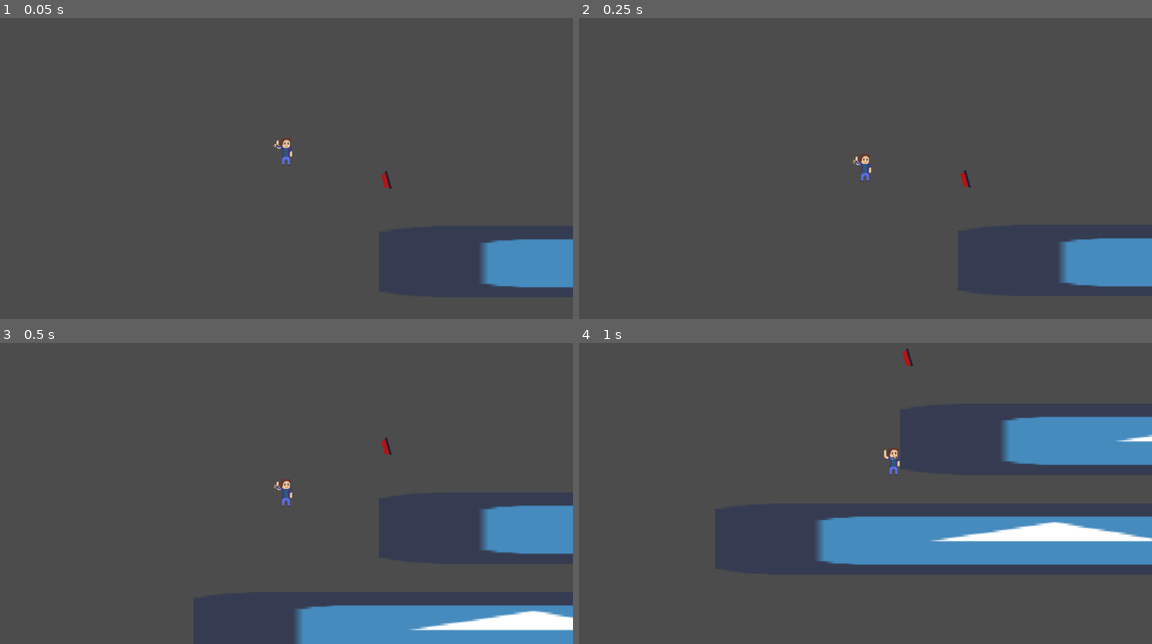
Above: before the commit, frames 1-4 (two rows, left to right).
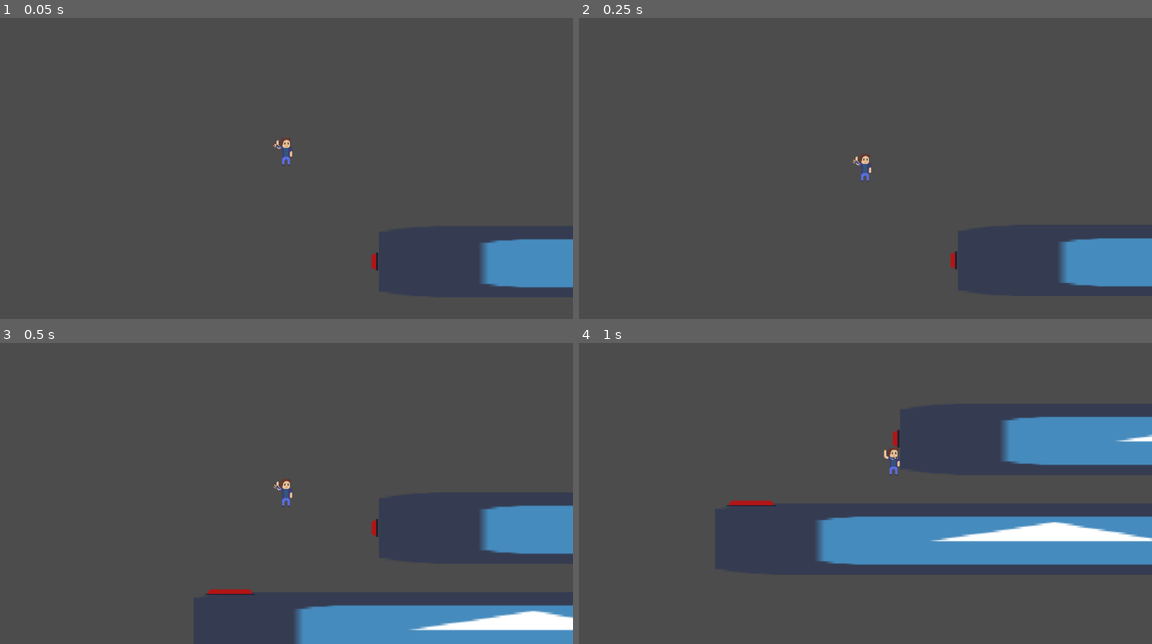
Above: after the commit, the same moments.

Repository: LeandreLPP/BalloonDumDare
Game: Godot game, scene res://Scenes/TestScene.tscn
Same seed, same stepped clock (60 frames per second), same inputs: the game is played once before the commit and once after it. This scene is started directly instead of the project's main scene. The engine's default icon, where the game draws it, is replaced by a stand-in: a white triangle on a blue panel in a dark square. Sound files missing from this copy of the repository are replaced by a short silence.
Inputs (mouse positions are in pixels of both pictures, inside the frame that each line leads up to):
- Up to frame 1 (0.05 s): no input
- Up to frame 2 (0.25 s): no input
- Up to frame 3 (0.5 s): no input
- Up to frame 4 (1 s): move the mouse to (991, 460) at 0.52 s; hold Right (move_right) from 0.53 s (still down); right-click (991, 460) at 0.6 s; tap Space (jump) at 0.77 s

The runs differ from the first frame. In frame 1, 0.1% of the frame differs, in the area x 64-69%, y 50-84%; in frame 2, 0.1%; in frame 3, 0.3%; in frame 4, 0.3%, in the area x 25-59%, y 1-55%.

Commit message:
Updated test scene for new prefabs (balloon switch)

Diff:
--- a/Scenes/TestScene.gd
+++ b/Scenes/TestScene.gd
@@ -1,5 +1,4 @@
 extends Node
 
-func _on_BalloonSwitch_switched(on):
-	print("Switched " + str(on))
-	$"BalloonSwitch/Sprite".flip_h = on
+func _on_BalloonSwitch_pressed():
+	print("Switched ")
--- a/Scenes/TestScene.tscn
+++ b/Scenes/TestScene.tscn
@@ -1,10 +1,11 @@
-[gd_scene load_steps=7 format=2]
+[gd_scene load_steps=8 format=2]
 
 [ext_resource path="res://Scenes/TestScene.gd" type="Script" id=1]
 [ext_resource path="res://Prefabs/Plateforme.tscn" type="PackedScene" id=2]
 [ext_resource path="res://icon.png" type="Texture" id=3]
 [ext_resource path="res://Prefabs/Player.tscn" type="PackedScene" id=4]
 [ext_resource path="res://Prefabs/BalloonSwitch.tscn" type="PackedScene" id=5]
+[ext_resource path="res://Prefabs/PressurePlate.tscn" type="PackedScene" id=6]
 
 [sub_resource type="RectangleShape2D" id=1]
 
@@ -48,8 +49,13 @@
 
 [node name="BalloonSwitch" parent="." index="3" instance=ExtResource( 5 )]
 
-position = Vector2( 565.254, 375.329 )
-rotation = -1.84599
+position = Vector2( 555.277, 447.419 )
+rotation = -1.5708
+_sections_unfolded = [ "Transform" ]
 RESETABLE = true
 
-[connection signal="switched" from="BalloonSwitch" to="." method="_on_BalloonSwitch_switched"]
+[node name="PressurePlate" parent="." index="4" instance=ExtResource( 6 )]
+
+position = Vector2( 427.3, 503.139 )
+
+[connection signal="pressed" from="BalloonSwitch" to="." method="_on_BalloonSwitch_pressed"]
